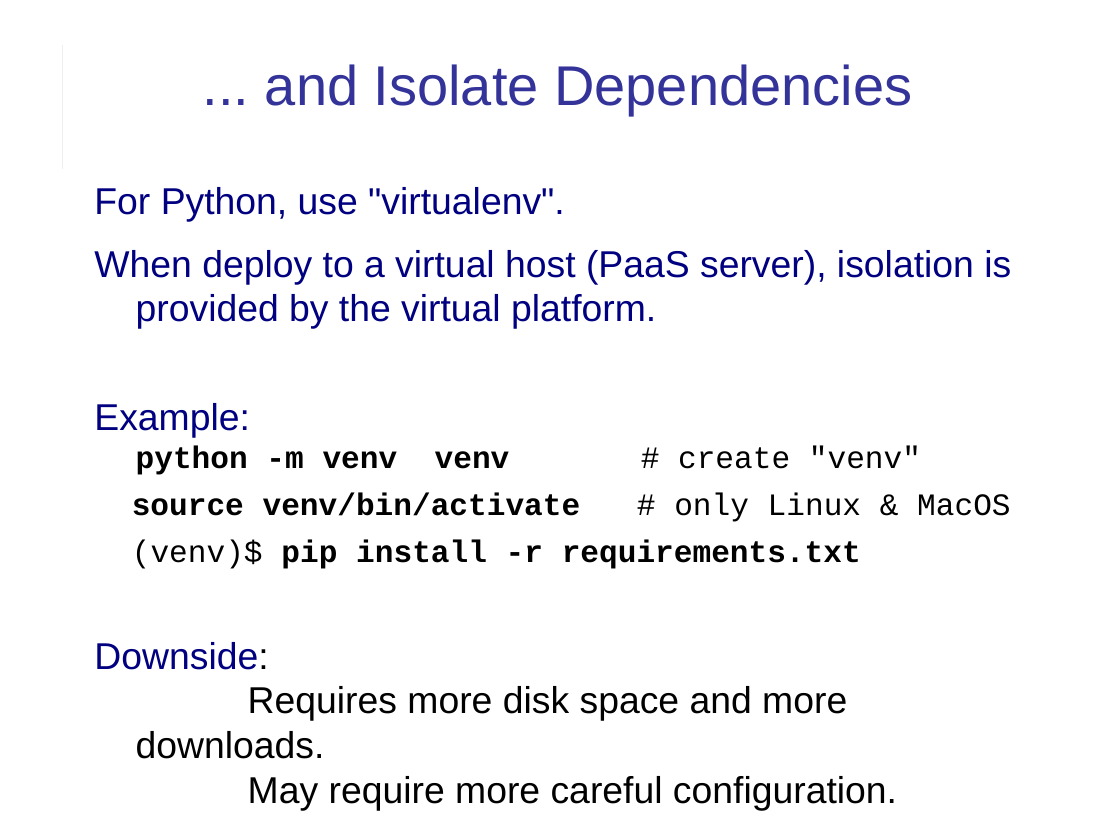
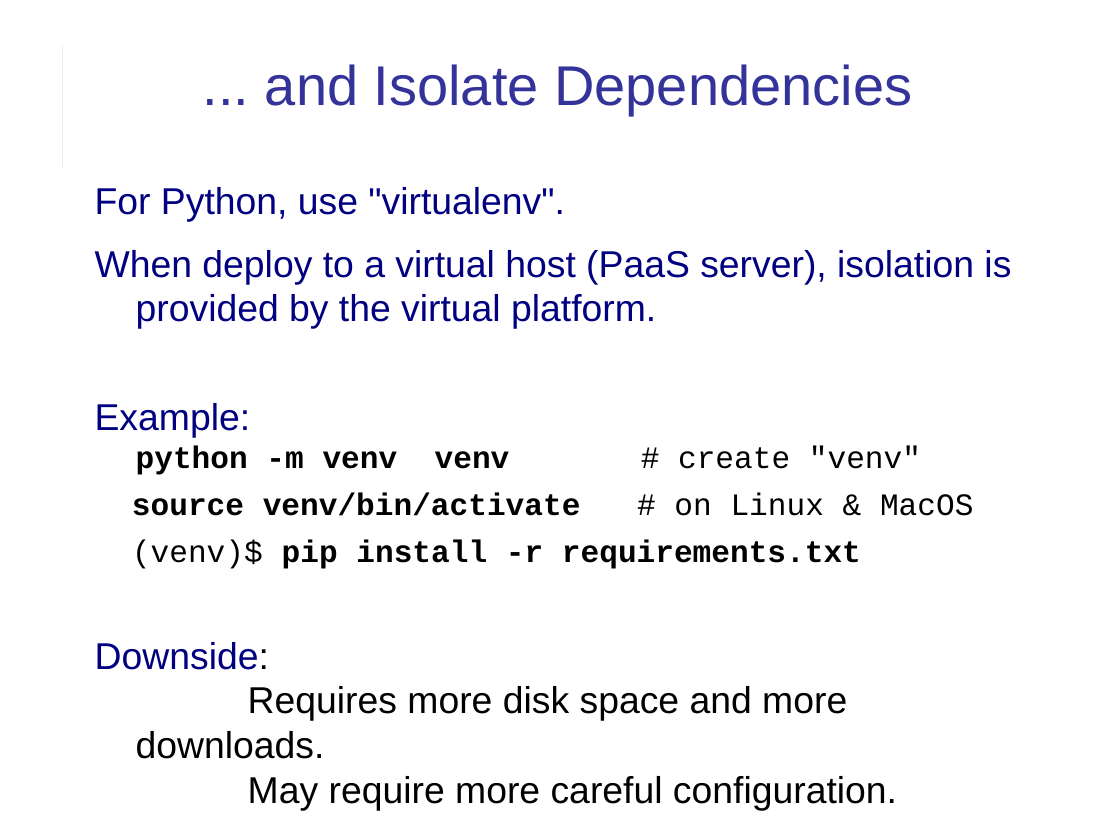
Before and after one commit to cpske/ISP, a slide deck: slide 6 of web/12FactorApp.ppt. Drawn at 1120x840 pixels with LibreOffice and Linux fonts; fonts in the diff are those of the drawing. Boxes give left, top, right and bottom in pixels: in the first picture for what was removed or moved away, otherwise in the second. Text is boxed around its words. In the diff, an @@ line names an element or a change of style, - is before the commit and + after.

```diff
--- a/web/12FactorApp.ppt
+++ b/web/12FactorApp.ppt
@@ text at <box>132,492,973,516</box>: text changed @@
-source venv/bin/activate # only Linux & MacOS
+source venv/bin/activate # on Linux & MacOS
```
Also in this commit, not shown: 5 other slides changed, 1 slide added, 3 other files.
